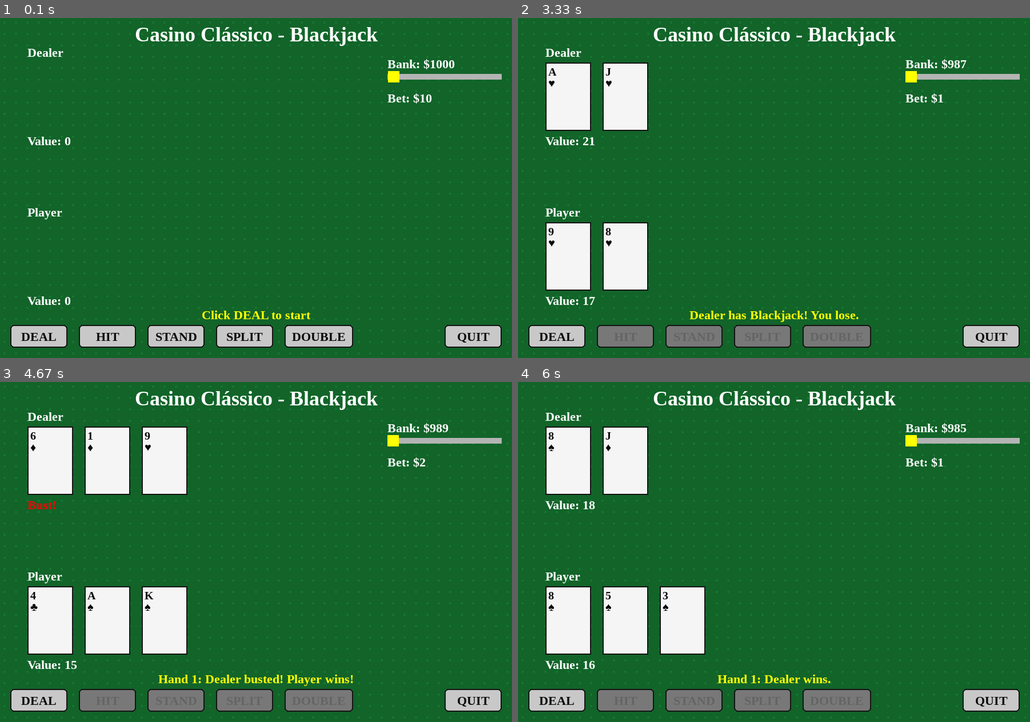
Above: before the commit, frames 1-4 (two rows, left to right).
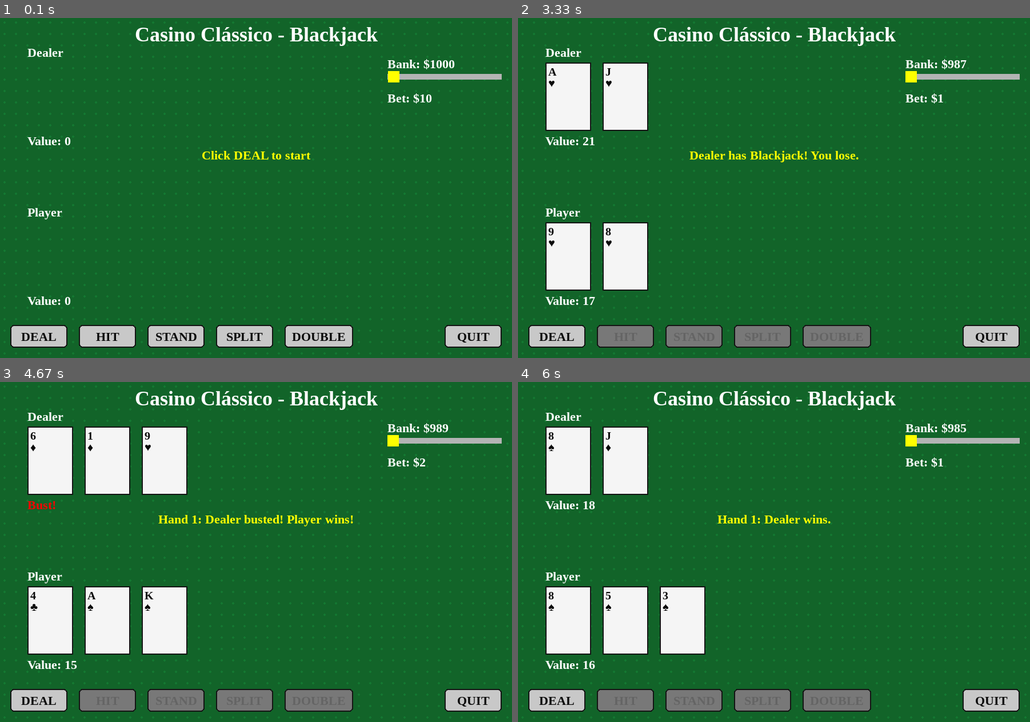
Above: after the commit, the same moments.

Repository: mvvalerio/BlackJackproject
Game: pygame game, started from blackjack_pygame.py
The game is run twice, just before and just after one commit, with the same random seed, the same clock (stepped at 60 frames per second) and the same inputs.
Inputs (mouse positions are in pixels of both pictures, inside the frame that each line leads up to):
- Up to frame 1 (0.1 s): no input
- Up to frame 2 (3.33 s): click (558, 337) at 0.38 s; click (625, 337) at 0.72 s; press the mouse at (912, 75) at 1.03 s; move the mouse to (881, 109) at 1.13 s; release the mouse at (855, 140) at 1.27 s; press the mouse at (558, 337) at 1.37 s; move the mouse to (646, 205) at 1.47 s; release the mouse at (733, 75) at 1.6 s; click (692, 337) at 1.72 s; press the mouse at (558, 337) at 2.03 s; move the mouse to (722, 235) at 2.13 s; release the mouse at (891, 137) at 2.27 s; press the mouse at (692, 337) at 2.37 s; move the mouse to (789, 239) at 2.47 s; release the mouse at (881, 143) at 2.6 s; press the mouse at (558, 337) at 3.2 s; move the mouse to (574, 320) at 3.3 s
- Up to frame 3 (4.67 s): release the mouse at (76, 671) at 3.43 s; press the mouse at (40, 701) at 3.53 s; move the mouse to (92, 633) at 3.63 s; release the mouse at (148, 569) at 3.77 s; press the mouse at (317, 701) at 3.87 s; move the mouse to (261, 677) at 3.97 s; release the mouse at (199, 654) at 4.1 s
- Up to frame 4 (6 s): click (558, 701) at 4.72 s; press the mouse at (835, 701) at 5.03 s; move the mouse to (825, 572) at 5.13 s; release the mouse at (814, 443) at 5.27 s; press the mouse at (912, 439) at 5.37 s; move the mouse to (748, 507) at 5.47 s; release the mouse at (589, 579) at 5.6 s

The runs differ from the first frame. In frame 1, 0.5% of the frame differs, in the area x 39-61%, y 38-89%; in frame 2, 0.8%; in frame 3, 0.8%, in the area x 30-69%, y 38-90%; in frame 4, 0.5%.

Commit message:
Move message display position higher on screen
Adjust message position in the game display.

Diff:
--- a/blackjack_pygame.py
+++ b/blackjack_pygame.py
@@ -559,7 +559,7 @@
 
         # Message
         msg_surf = self.font.render(self.message, True, (255, 255, 0))
-        surf.blit(msg_surf, (self.base_width // 2 - msg_surf.get_width() // 2, self.base_height - 90))
+        surf.blit(msg_surf, (self.base_width // 2 - msg_surf.get_width() // 2, self.base_height - 370))
 
         # Draw Bank
         self.bank.draw(surf, (self.base_width - 220, 70))
